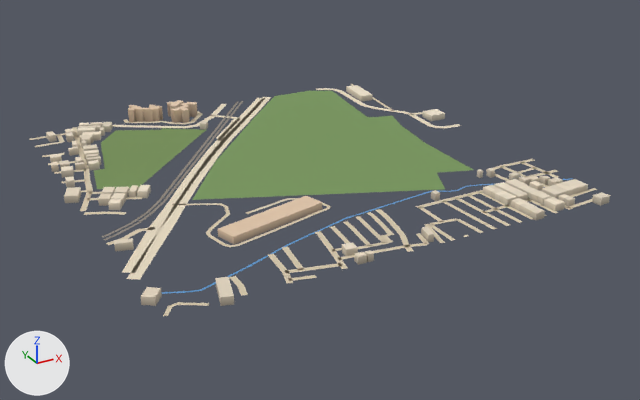
The glTF model public/assets/bengaluru-region-v1/tiles/t-6_-3-l0.glb, before and after one commit.
Before and after are seen from a 50 mm lens placed at (-3185.0, -2102.0, 374.0), pointed at (-2735.0, -1284.0, -35.0). The lights are fixed; the arrows at lower left show +X, +Y and +Z. The older version comes first. Vertices at exactly the same position are counted once.

Objects in the first picture: 'building', 'ground', 'water'.
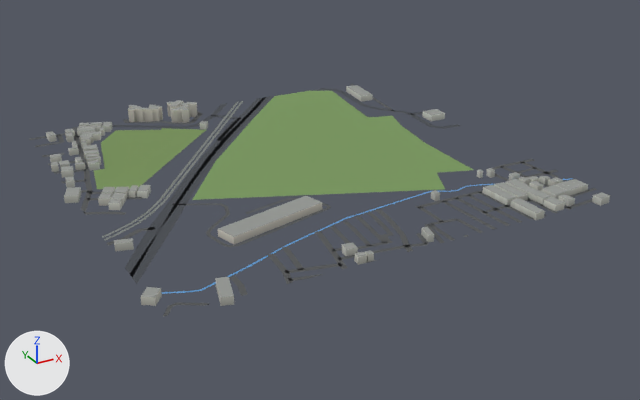
Scene script edits in JSON lines:
```json
{"block": "me_building", "where": "# used by ob_building; location = (-3000.0, -1500.0, 0.0)"}
{"op": "remove", "block": "me_building", "code": "me_building.from_pydata(...)  # 1024 vertices, 1672 faces; spans x -10.0..501.0, y -8.0..506.0, z 0.0..18.0"}
{"op": "add", "block": "me_building", "code": "me_building.from_pydata(...)  # 1024 vertices, 2070 faces; spans x -10.0..501.0, y -8.0..506.0, z 0.0..18.0"}
{"block": "me_building", "change": "me_building part 1: 1672 kept faces spanning x -10.0..501.0, y -8.0..506.0, z 0.0..18.0 get new vertex colours"}
{"block": "me_building", "change": "edits to the shape of me_building do not show in these pictures"}
{"block": "me_ground", "where": "# used by ob_ground; location = (-3000.0, -1500.0, 0.0)"}
{"op": "remove", "block": "me_ground", "code": "me_ground.from_pydata(...)  # 993 vertices, 969 faces; spans x -5.0..500.0, y -2.0..504.0, z 1.0"}
{"op": "add", "block": "me_ground", "code": "me_ground.from_pydata(...)  # 1038 vertices, 1006 faces; spans x 0.0..500.0, y 0.0..500.0, z 1.0"}
{"block": "me_ground", "change": "me_ground part 2: 35 vertices moved from x -1.0..469.0, y -2.0..325.0, z 1.0 to x 0.0..476.0, y 0.0..326.0, z 1.0; 21 vertices removed from x -5.0..469.0, y 2.0..387.0, z 1.0; 54 vertices added at x 0.0..500.0, y 0.0..387.0, z 1.0"}
{"block": "me_ground", "change": "me_ground part 3: 41 vertices moved from x 98.0..476.0, y 249.0..504.0, z 1.0 to x 97.0..472.0, y 247.0..500.0, z 1.0; 11 vertices removed from x 266.0..472.0, y 496.0..504.0, z 1.0; 23 vertices added at x 218.0..476.0, y 480.0..500.0, z 1.0"}
{"block": "me_ground", "change": "me_ground part 4: 6 vertices moved from x 57.0..128.0, y 485.0..503.0, z 1.0 to x 57.0..129.0, y 486.0..500.0, z 1.0"}
{"block": "me_ground", "change": "me_ground part 5: 527 kept faces spanning x 0.0..500.0, y 0.0..500.0, z 1.0 get new vertex colours; the middle colour goes from beige #d7c9ae to dark grey #535556"}
{"block": "me_ground", "change": "other edits to the shape of me_ground do not show in these pictures"}
```

Boxes [x1, y1, x2, y2] around the edits, measured in the pictures (640 x 400 px; the box of a moved part takes in the faces that stretch with it):
```json
{"part": 1, "of": "me_building", "change": "recoloured", "before": [46, 85, 610, 306], "after": [46, 85, 610, 306]}
{"part": 2, "of": "me_ground", "change": "moved or reshaped", "before": [48, 160, 611, 316], "after": [48, 160, 611, 316]}
{"part": 3, "of": "me_ground", "change": "moved or reshaped", "before": [157, 84, 352, 202], "after": [157, 84, 352, 202]}
{"part": 4, "of": "me_ground", "change": "moved or reshaped", "before": [72, 119, 148, 133], "after": [72, 119, 148, 133]}
{"part": 5, "of": "me_ground", "change": "recoloured", "before": [30, 84, 597, 316], "after": [30, 84, 597, 316]}
```
